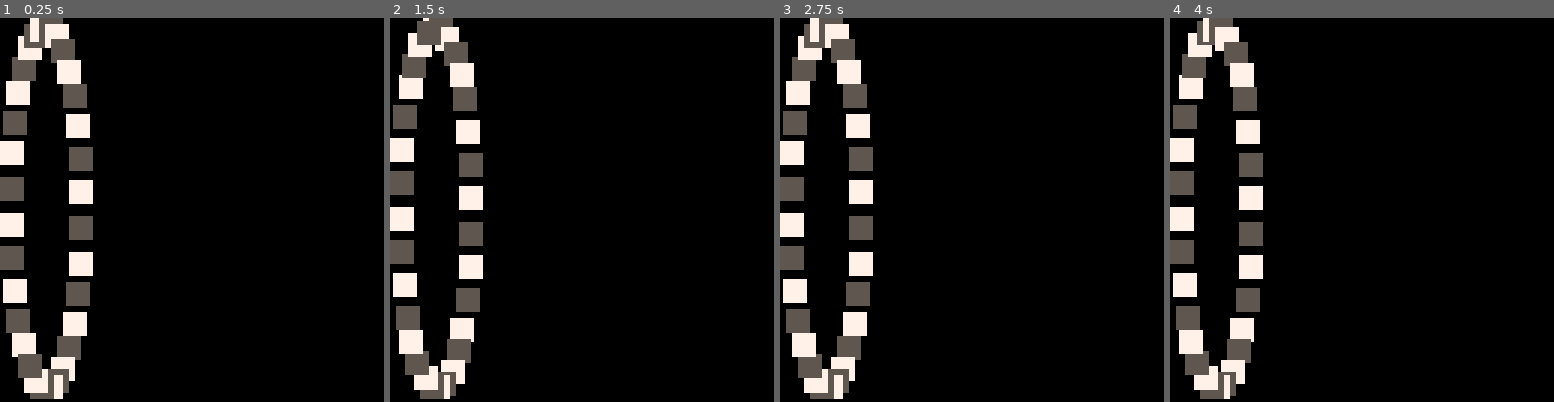
Above: before the commit, frames 1-4 (left to right).
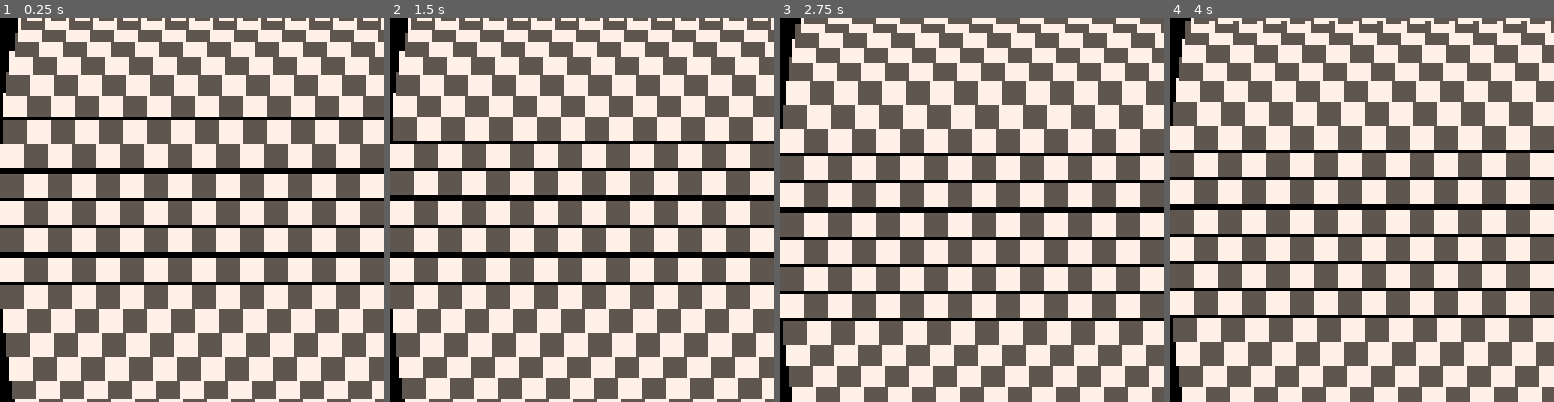
Above: after the commit, the same moments.

Repository: wstephenson/pico8-pseudo3d
Game: PICO-8 cartridge barrel.p8
Same seed, same stepped clock (60 frames per second), same inputs: the game is played once before the commit and once after it.
Inputs:
- Up to frame 1 (0.25 s): no input
- Up to frame 2 (1.5 s): no input
- Up to frame 3 (2.75 s): hold Up 2.15-2.42 s
- Up to frame 4 (4 s): hold Down 3.63-3.97 s

The runs differ from the first frame. In frame 1, 88% of the frame differs, in the area x 0-100%, y 0-100%; in frame 2, 88%; in frame 3, 89%; in frame 4, 89%.

Commit message:
controls

Diff:
--- a/barrel.p8
+++ b/barrel.p8
@@ -3,26 +3,46 @@
 __lua__
 tiles={}
 ang=0
+s_ang=0
+c_ang=0
 
 function _init()
-	for i=1,16 do
-		add(tiles,0)
+	for i=1,24 do
+		add(tiles,2)
 		add(tiles,1)
 	end
 end
 
 function _draw()
 	cls()
-	for i=1,#tiles do
-		local j=tiles[i]
-		local th=i/#tiles+ang/100
-		spr(j+1,12+sin(th)*12,cos(th)*60+60)
+	for k=0,15 do
+  printh(k%2)
+		for i=1,#tiles do
+			local j=tiles[i]
+			local th=i/#tiles+ang/100
+			if(sin(th)<0)then
+					local x=k*8+12+sin(th)*12
+					local y=cos(th)*72+64
+				spr((j+k%2)%2+1,x,y)
+			end
+		end
 	end
 end
 
 function _update()
-	ang+=1
-	if(ang==100)i=0
+	s_ang+=0.33
+	if(s_ang>99)s_ang=0
+	if(btn(2))then
+		printh("btn2")
+		c_ang-=5
+		if(c_ang<0)then c_ang=99 end
+	end
+	if(btn(3))then
+		printh("btn3")
+		c_ang+=5
+		if(c_ang>99)then c_ang=0 end
+	end
+	ang=(s_ang+c_ang)%100
 end
 __gfx__
 00000000777777775555555500000000000000000000000000000000000000000000000000000000000000000000000000000000000000000000000000000000
